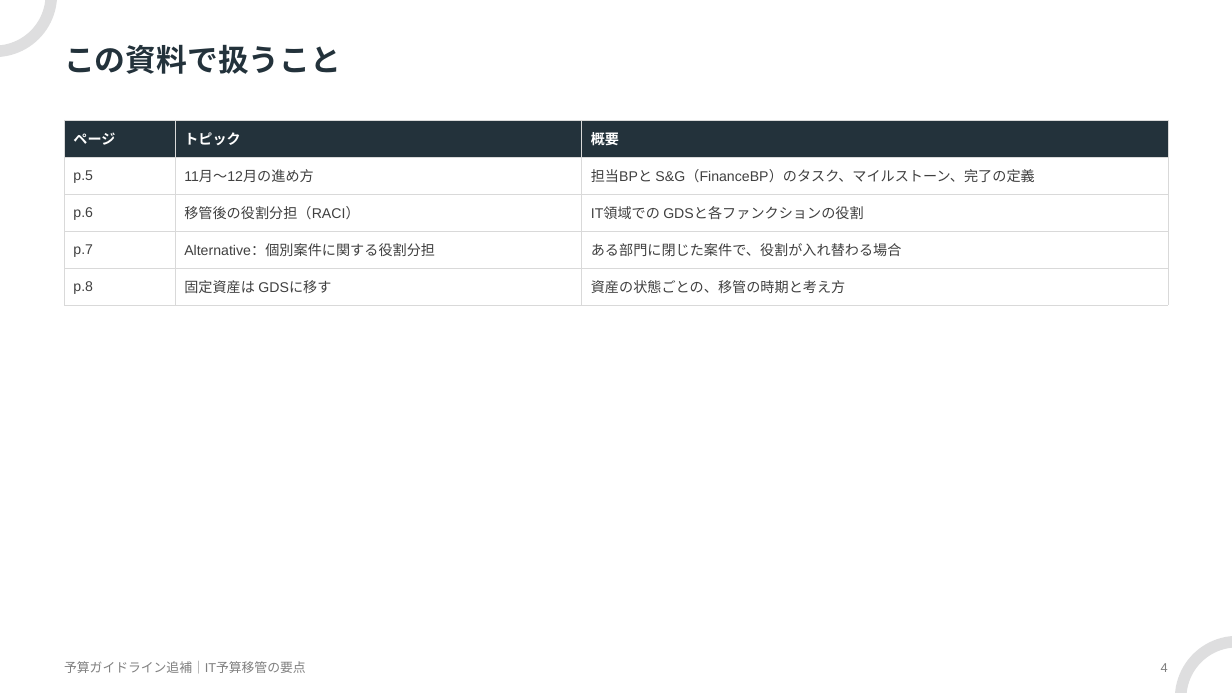
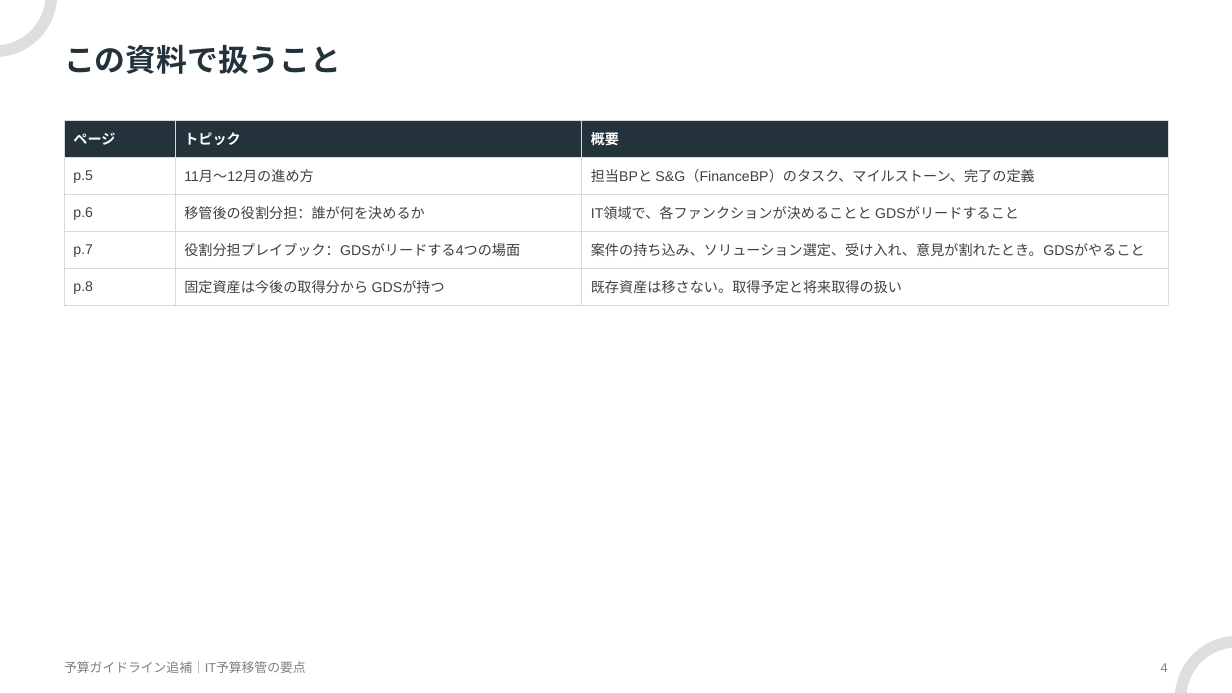
Before and after one commit to hiroyasu-komaki/temp, a slide deck: slide 4 of budget-transfer/kickoff/IT予算移管の要点_予算ガイドライン追補.pptx. Drawn at 1232x693 pixels with LibreOffice and Linux fonts; fonts in the diff are those of the drawing. Boxes give left, top, right and bottom in pixels: in the first picture for what was removed or moved away, otherwise in the second. Text is boxed around its words. In the diff, an @@ line names an element or a change of style, - is before the commit and + after.

```diff
--- a/budget-transfer/kickoff/IT予算移管の要点_予算ガイドライン追補.pptx
+++ b/budget-transfer/kickoff/IT予算移管の要点_予算ガイドライン追補.pptx
@@ table at (64, 120, 1167, 305) @@
-row 3, column 2: 移管後の役割分担（RACI）
+row 3, column 2: 移管後の役割分担：誰が何を決めるか
-row 3, column 3: IT領域での GDSと各ファンクションの役割
+row 3, column 3: IT領域で、各ファンクションが決めることと GDSがリードすること
-row 4, column 2: Alternative：個別案件に関する役割分担
+row 4, column 2: 役割分担プレイブック：GDSがリードする4つの場面
-row 4, column 3: ある部門に閉じた案件で、役割が入れ替わる場合
+row 4, column 3: 案件の持ち込み、ソリューション選定、受け入れ、意見が割れたとき。GDSがやること
-row 5, column 2: 固定資産は GDSに移す
+row 5, column 2: 固定資産は今後の取得分から GDSが持つ
-row 5, column 3: 資産の状態ごとの、移管の時期と考え方
+row 5, column 3: 既存資産は移さない。取得予定と将来取得の扱い
```
Also in this commit, not shown: 3 other slides changed, 1 slide added, 1 slide removed, 3 other files.
